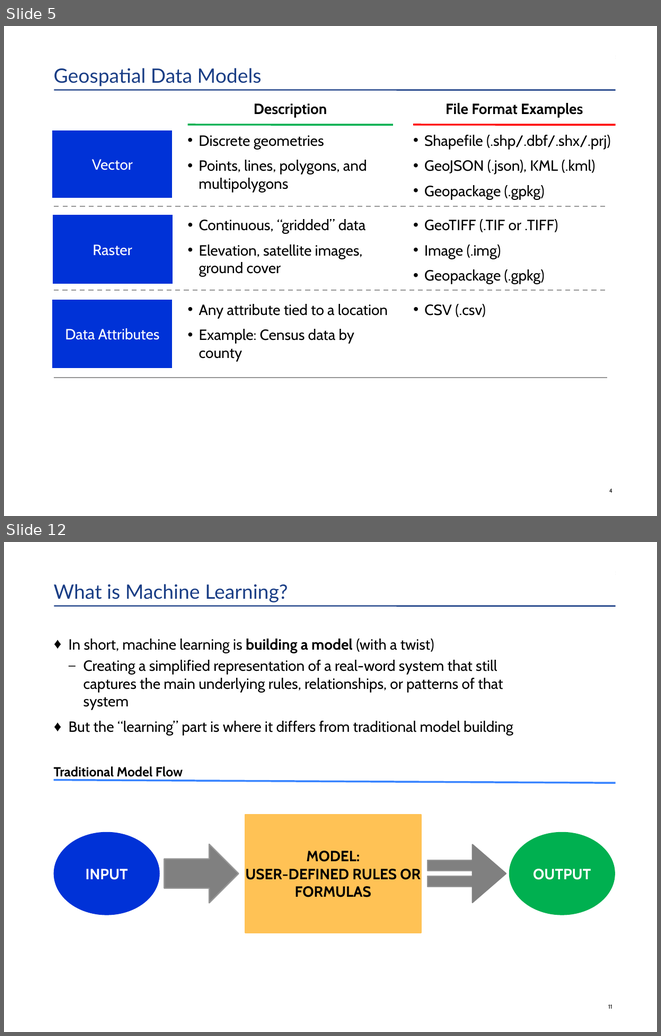
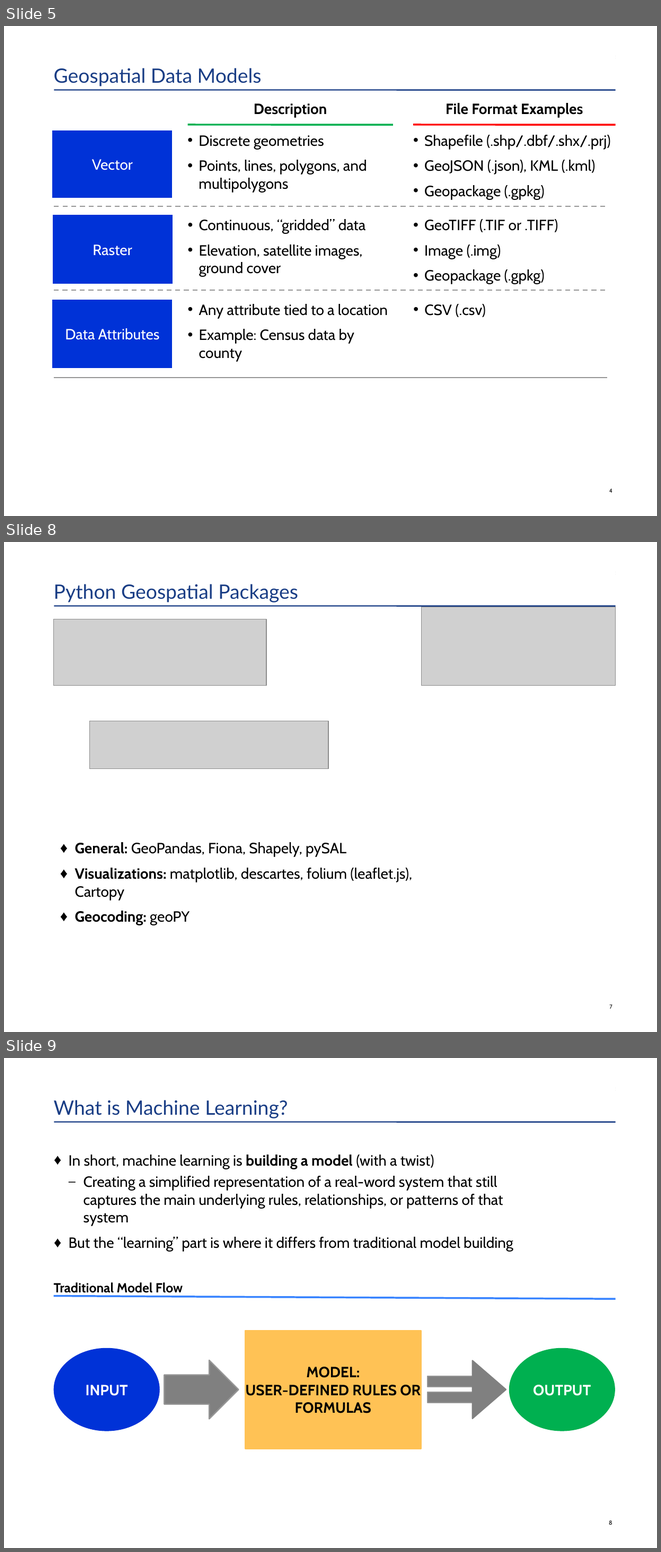
Before and after one commit to HKuz/Geospatial_Overview, a slide deck: BOS-PY_Presentation/OverviewOfUsingGeospatialDataInPython.pptx. Shown one above the other, each under a label of ours: slides 5 and 12 before the commit, slides 5, 8 and 9 after it; the slides between them are not shown. The pictures are 661x1036 and 661x1552 pixels, drawn with LibreOffice and Linux fonts; fonts in the diff are those of the drawing; grey boxes stand for pictures. Boxes give left, top, right and bottom in pixels: in the first picture for what was removed or moved away, otherwise in the second. Text is boxed around its words. In the diff, an @@ line names an element or a change of style, - is before the commit and + after.

Commit message:
feat: update presentation slides and include images

```diff
--- a/BOS-PY_Presentation/OverviewOfUsingGeospatialDataInPython.pptx
+++ b/BOS-PY_Presentation/OverviewOfUsingGeospatialDataInPython.pptx
@@ slide 8 added at box(4, 542, 657, 1032), background #FFFFFF; not listed: 1 template element that a slide beside it also shows @@
@@ title added at box(54, 542, 616, 603), fill #FFFFFF, 24 pt, text #193D85 @@
+Python Geospatial Packages
@@ picture added at box(54, 619, 266, 686) @@
@@ picture added at box(421, 607, 616, 685) @@
@@ picture added at box(89, 721, 329, 769) @@
@@ text added at box(75, 842, 412, 925), 18 pt, text #000000 @@
+    ♦ General: GeoPandas, Fiona, Shapely, pySAL
+    ♦ Visualizations: matplotlib, descartes, folium (leaflet.js), Cartopy
+    ♦ Geocoding: geoPY
@@ page number added at box(609, 1004, 612, 1008), 7 pt, text #000000 @@
+7
@@ what was slide 12 is now slide 9 @@
@@ page number at box(609, 1520, 612, 1524): text changed @@
-11
+8
```
Also in this commit, not shown: 3 slides changed, 1 other slide added, 8 slides removed, 6 other files.
